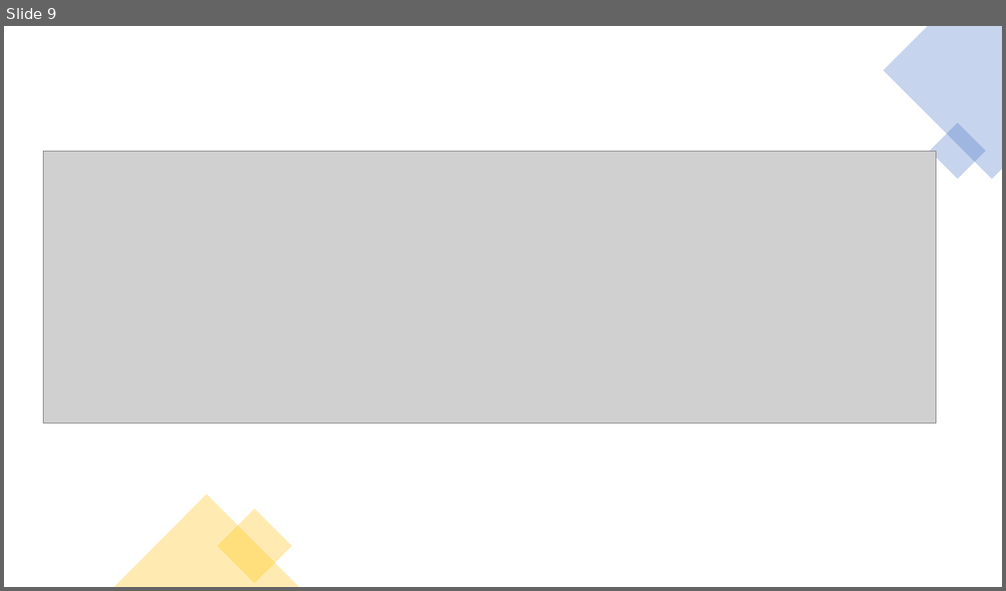
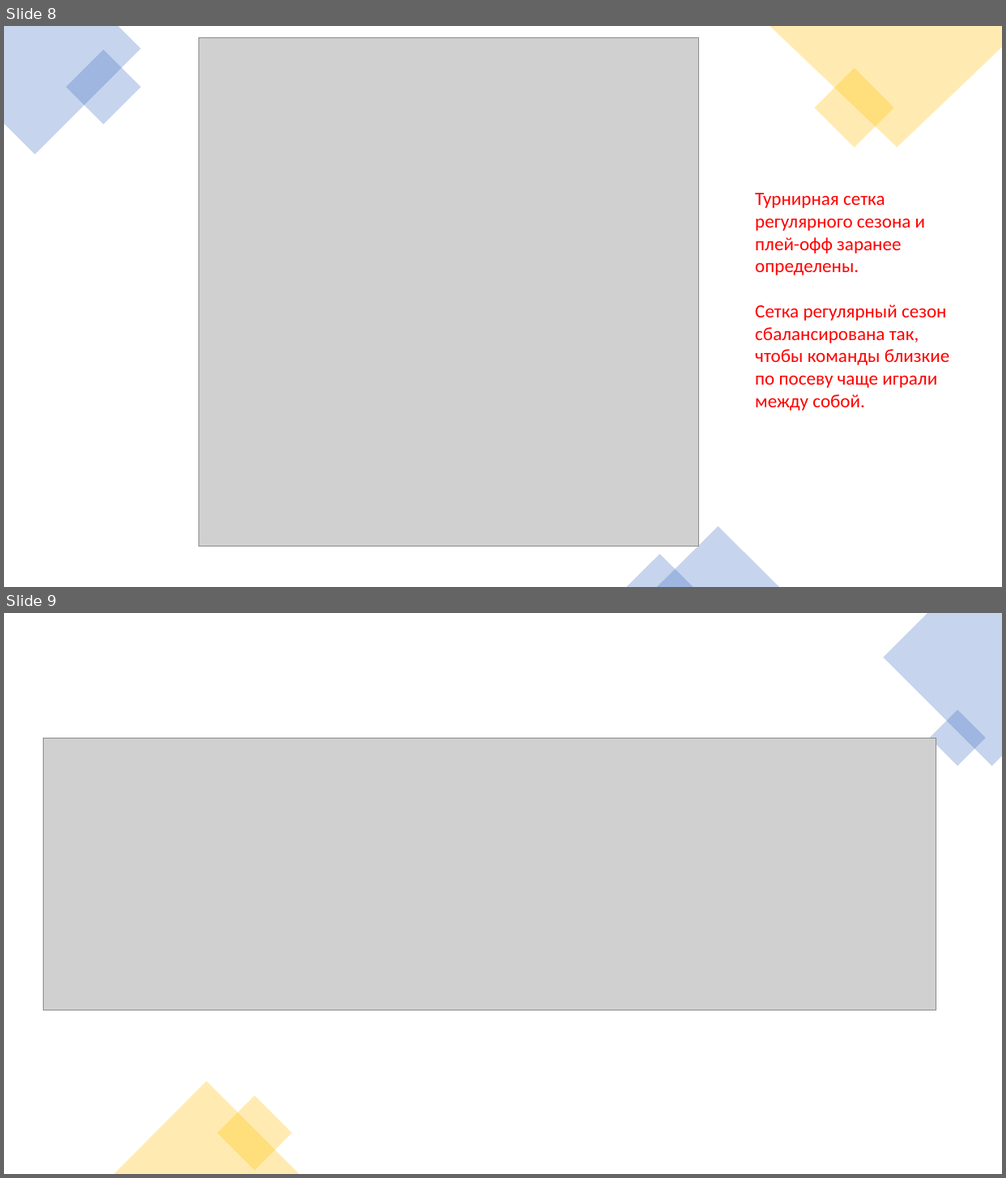
Before and after one commit to aleksha/2c11p16a, a slide deck: Promo 2c11p16a.pptx. Shown one above the other, each under a label of ours: slide 9 before the commit, slides 8 and 9 after it. The pictures are 1006x591 and 1006x1178 pixels, drawn with LibreOffice and Linux fonts; fonts in the diff are those of the drawing; grey boxes stand for pictures. Boxes give left, top, right and bottom in pixels: in the first picture for what was removed or moved away, otherwise in the second. Text is boxed around its words. In the diff, an @@ line names an element or a change of style, - is before the commit and + after.

```diff
--- a/Promo 2c11p16a.pptx
+++ b/Promo 2c11p16a.pptx
@@ slide 8 added at [4, 26, 1002, 587], background #FFFFFF @@
@@ freeform shape added at [4, 26, 141, 155], fill #4472C4 at 30% opacity @@
@@ rectangle added at [66, 49, 142, 125], fill #4472C4 at 30% opacity @@
@@ picture added at [199, 37, 700, 546] @@
@@ freeform shape added at [769, 26, 1002, 148], fill #FFC000 at 30% opacity @@
@@ rectangle added at [814, 68, 893, 148], fill #FFC000 at 30% opacity @@
@@ text added at [755, 193, 950, 411], 18 pt, text #FF0000 @@
+Турнирная сетка регулярного сезона и плей-офф заранее определены.
+Сетка регулярный сезон сбалансирована так, чтобы команды близкие по посеву чаще играли между собой.
@@ triangle added at [657, 527, 779, 587], fill #4472C4 at 30% opacity @@
@@ triangle added at [627, 555, 693, 587], fill #4472C4 at 30% opacity @@
```
Also in this commit, not shown: 1 slide changed, 1 other slide added, 1 slide removed, 2 other files.
